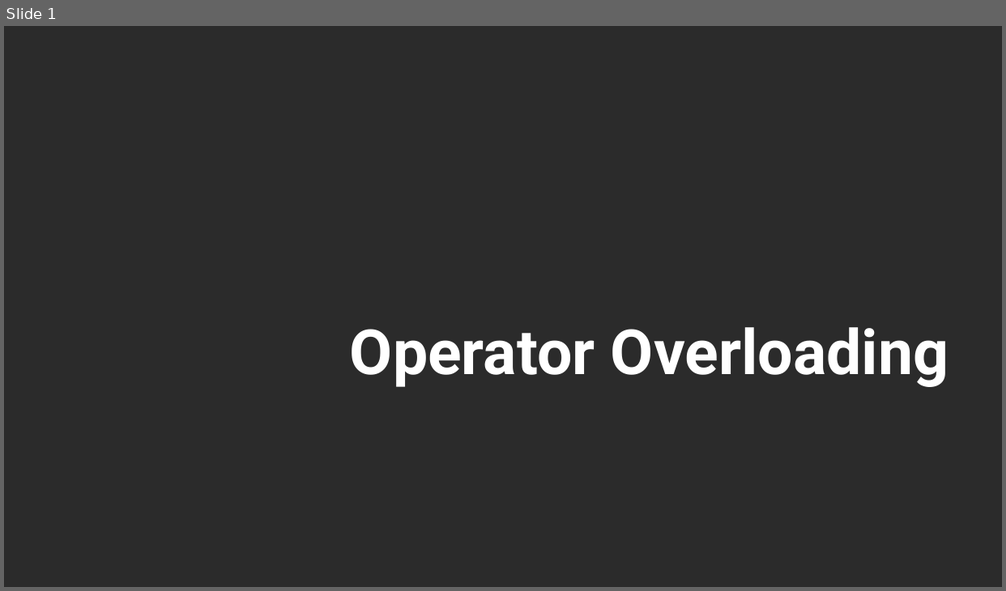
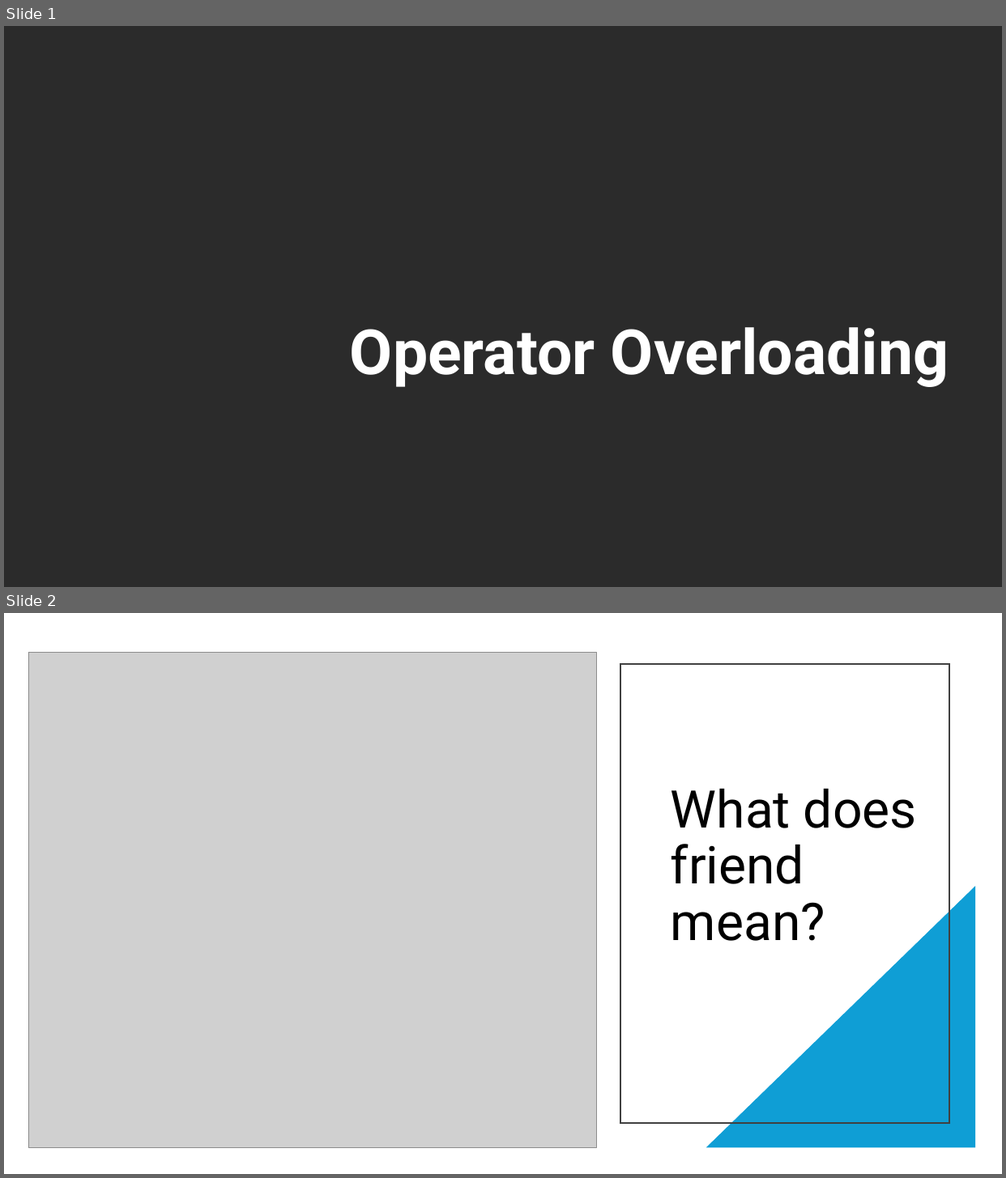
Before and after one commit to muazzamaqeel/Unversity-ComputerScience, a slide deck: C++/Tutoring/Lectures/WS-24/Operator Overloading/Operator Overloading.pptx. Shown one above the other, each under a label of ours: slide 1 before the commit, slides 1 and 2 after it. The pictures are 1006x591 and 1006x1178 pixels, drawn with LibreOffice and Linux fonts; fonts in the diff are those of the drawing; grey boxes stand for pictures; background and template pictures are left out; a plain dark background stands for a picture behind light text. Boxes give left, top, right and bottom in pixels: in the first picture for what was removed or moved away, otherwise in the second. Text is boxed around its words. In the diff, an @@ line names an element or a change of style, - is before the commit and + after.

```diff
--- a/C++/Tutoring/Lectures/WS-24/Operator Overloading/Operator Overloading.pptx
+++ b/C++/Tutoring/Lectures/WS-24/Operator Overloading/Operator Overloading.pptx
@@ slide 2 added at box(4, 613, 1002, 1174), background #FFFFFF @@
@@ picture added at box(28, 653, 597, 1148) @@
@@ rectangle added at box(621, 664, 949, 1122), outline #404040 1.5 pt @@
@@ title added at box(671, 789, 917, 941), 50 pt, text #000000 @@
+What does friend mean?
@@ right triangle added at box(706, 886, 976, 1148), fill #0F9ED5 @@
```
Also in this commit, not shown: 1 slide changed, 7 other slides added, 1 slide removed, 44 other files.
